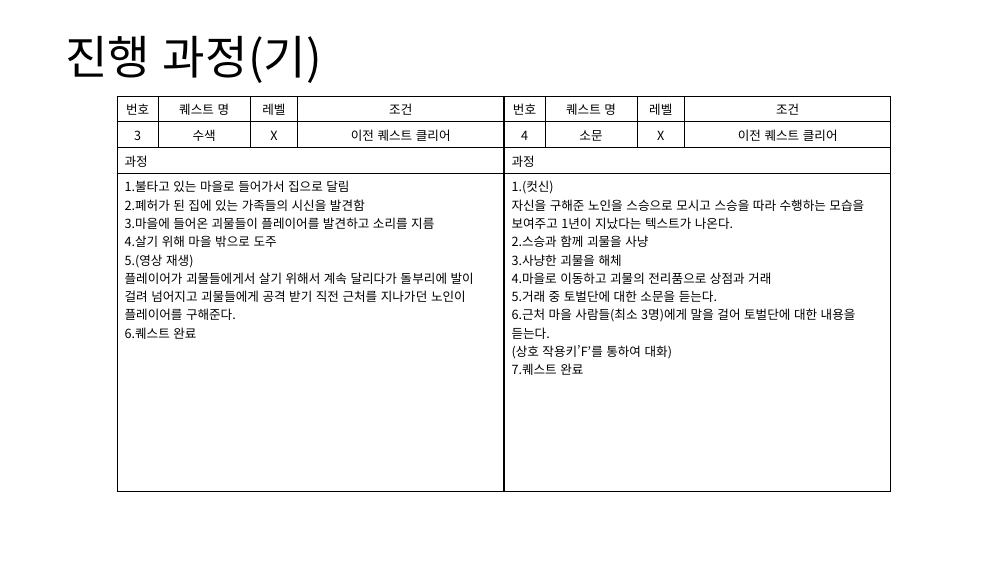
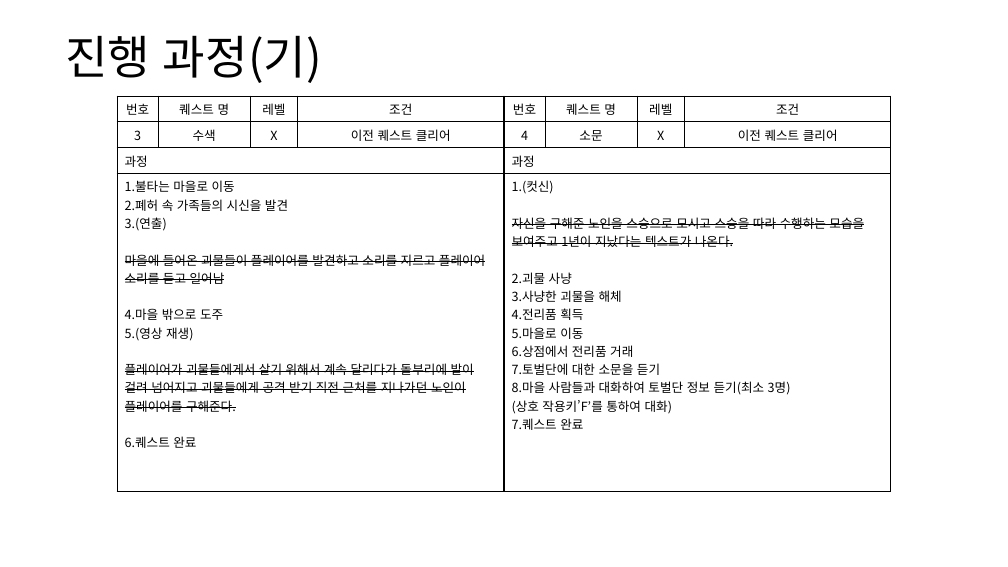
Before and after one commit to yjk0401/unityenginebasic_9th, a slide deck: slide 17 of 기획/메인 스토리 기획서.pptx (slide 13 before the commit). Drawn at 1008x567 pixels with LibreOffice and Linux fonts; fonts in the diff are those of the drawing. Boxes give left, top, right and bottom in pixels: in the first picture for what was removed or moved away, otherwise in the second. Text is boxed around its words. In the diff, an @@ line names an element or a change of style, - is before the commit and + after.

```diff
--- a/기획/메인 스토리 기획서.pptx
+++ b/기획/메인 스토리 기획서.pptx
@@ table at box(117, 96, 504, 482) @@
-row 4, column 1: 1.불타고 있는 마을로 들어가서 집으로 달림 / 2.폐허가 된 집에 있는 가족들의 시신을 발견함 / 3.마을에 들어온 괴물들이 플레이어를 발견하고 소리를 지름 / 4.살기 위해 마을 밖으로 도주 / 5.(영상 재생) / 플레이어가 괴물들에게서 살기 위해서 계속 달리다가 돌부리에 발이 걸려 넘어지고 괴물들에게 공격 받기 직전 근처를 지나가던 노인이 플레이어를 구해준다. / 6.퀘스트 완료
+row 4, column 1: 1.불타는 마을로 이동 / 2.폐허 속 가족들의 시신을 발견 / 3.(연출) / 마을에 들어온 괴물들이 플레이어를 발견하고 소리를 지르고 플레이어 소리를 듣고 일어남 / 4.마을 밖으로 도주 / 5.(영상 재생) / 플레이어가 괴물들에게서 살기 위해서 계속 달리다가 돌부리에 발이 걸려 넘어지고 괴물들에게 공격 받기 직전 근처를 지나가던 노인이 플레이어를 구해준다. / 6.퀘스트 완료
@@ table at box(504, 96, 892, 482) @@
-row 4, column 1: 1.(컷신) / 자신을 구해준 노인을 스승으로 모시고 스승을 따라 수행하는 모습을 보여주고 1년이 지났다는 텍스트가 나온다. / 2.스승과 함께 괴물을 사냥 / 3.사냥한 괴물을 해체 / 4.마을로 이동하고 괴물의 전리품으로 상점과 거래 / 5.거래 중 토벌단에 대한 소문을 듣는다. / 6.근처 마을 사람들(최소 3명)에게 말을 걸어 토벌단에 대한 내용을 듣는다. / (상호 작용키’F’를 통하여 대화) / 7.퀘스트 완료
+row 4, column 1: 1.(컷신) / 자신을 구해준 노인을 스승으로 모시고 스승을 따라 수행하는 모습을 보여주고 1년이 지났다는 텍스트가 나온다. / 2.괴물 사냥 / 3.사냥한 괴물을 해체 / 4.전리품 획득 / 5.마을로 이동 / 6.상점에서 전리품 거래 / 7.토벌단에 대한 소문을 듣기 / 8.마을 사람들과 대화하여 토벌단 정보 듣기(최소 3명) / (상호 작용키’F’를 통하여 대화) / 7.퀘스트 완료
```
Also in this commit, not shown: 7 other slides changed, 7 slides added, 2 slides removed.
